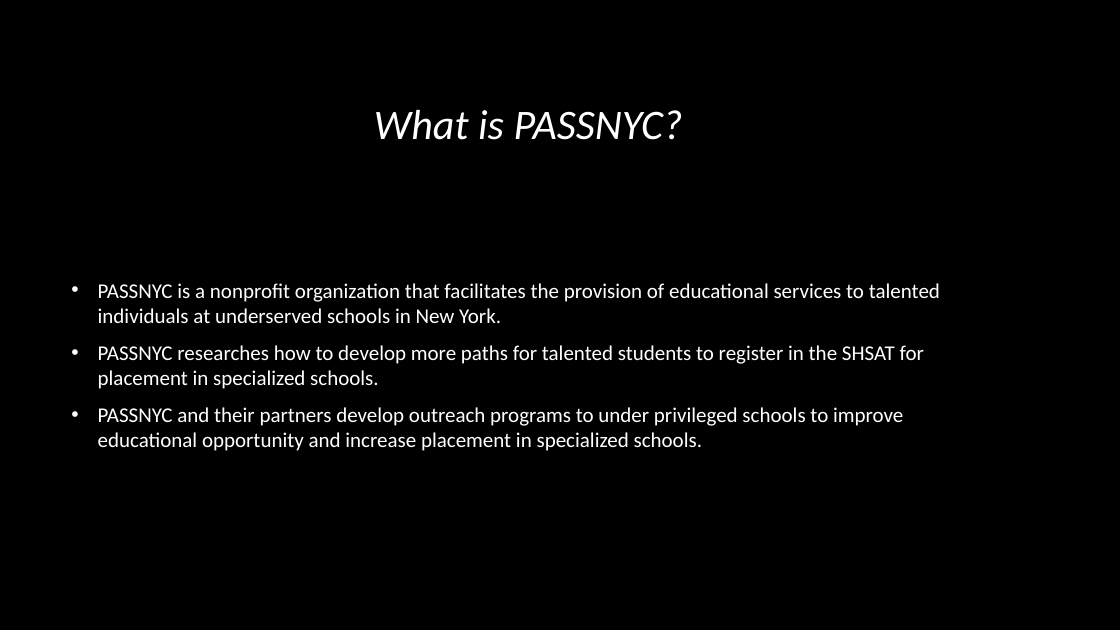
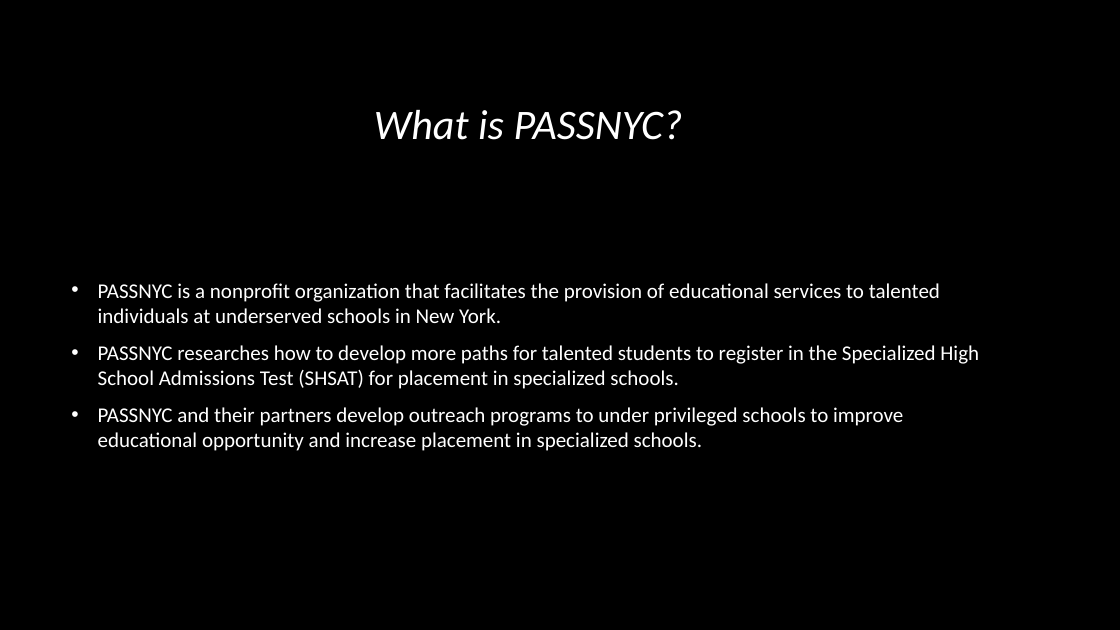
Before and after one commit to ayan1995/Thinkful, a slide deck: slide 2 of Bootcamp/Unit 3 Deeper into Supervised Learning/Supervised Learning Capstone/data-science-for-good/PASSNYC Capstone Predicting Attendance .pptx. Drawn at 1120x630 pixels with LibreOffice and Linux fonts; fonts in the diff are those of the drawing; background and template pictures are left out. Boxes give left, top, right and bottom in pixels: in the first picture for what was removed or moved away, otherwise in the second. Text is boxed around its words. In the diff, an @@ line names an element or a change of style, - is before the commit and + after.

```diff
--- a/Bootcamp/Unit 3 Deeper into Supervised Learning/Supervised Learning Capstone/data-science-for-good/PASSNYC Capstone Predicting Attendance .pptx
+++ b/Bootcamp/Unit 3 Deeper into Supervised Learning/Supervised Learning Capstone/data-science-for-good/PASSNYC Capstone Predicting Attendance .pptx
@@ text at [98,345,979,389]: text changed @@
-• PASSNYC researches how to develop more paths for talented students to register in the SHSAT for placement in specialized schools.
+• PASSNYC researches how to develop more paths for talented students to register in the Specialized High School Admissions Test (SHSAT) for placement in specialized schools.
```
Also in this commit, not shown: 4 other slides changed, 3 slides removed, 2 other files.
